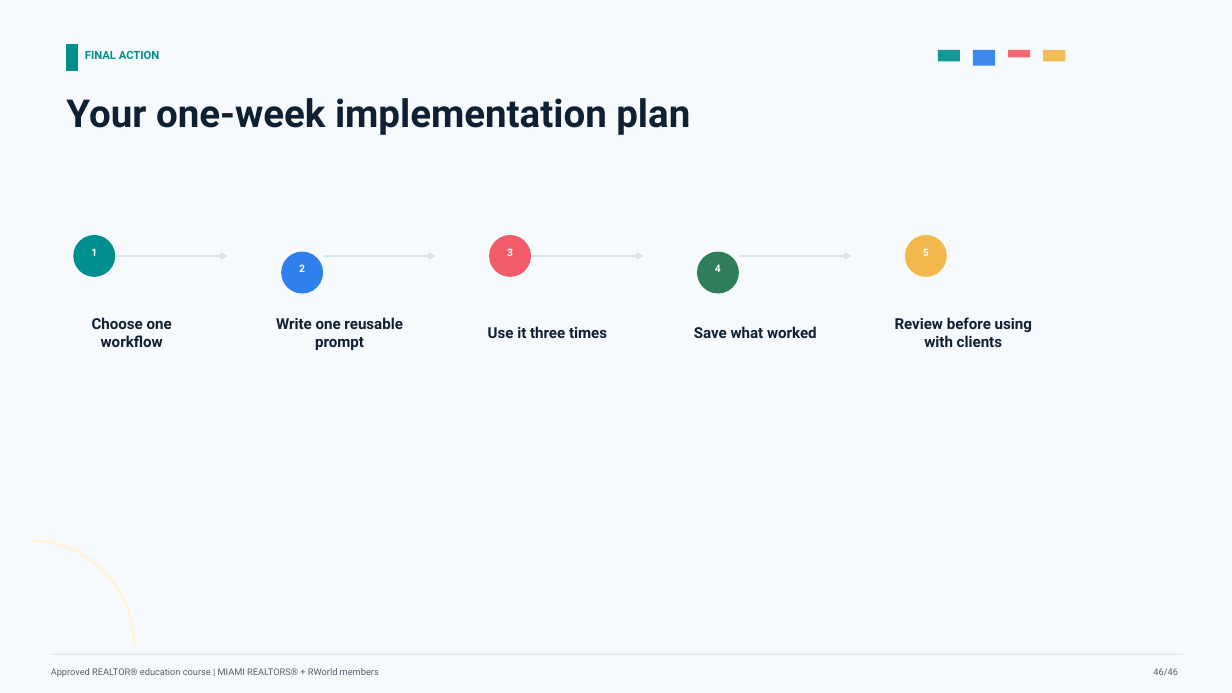
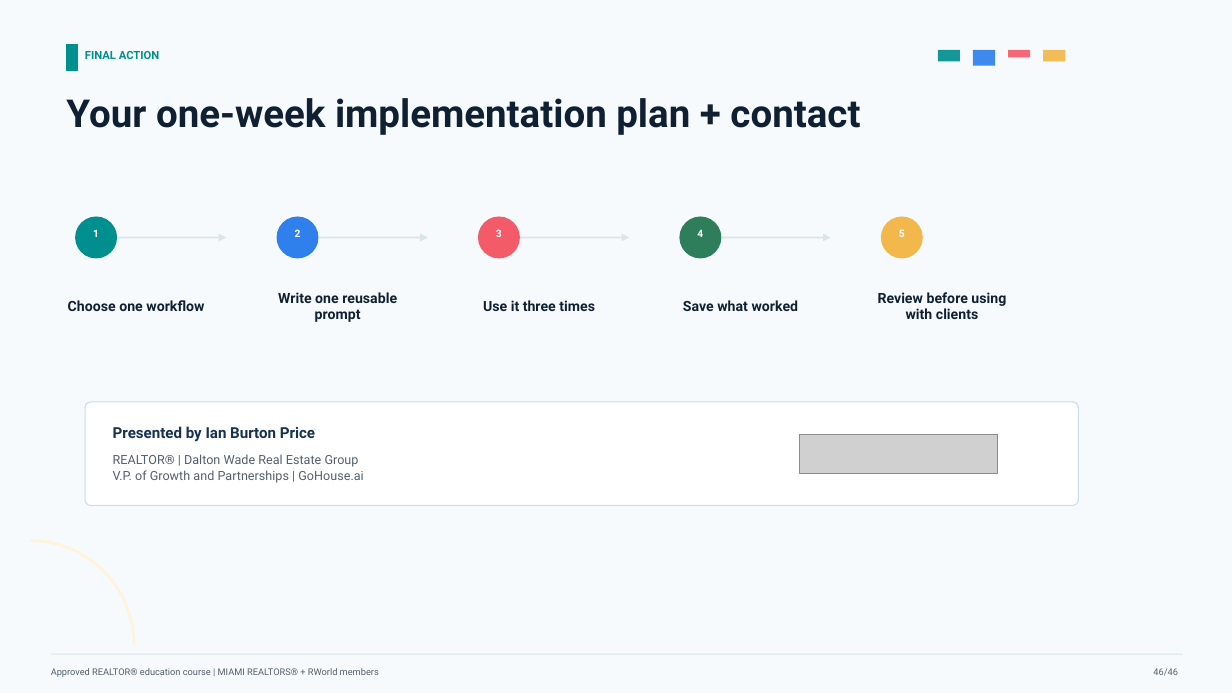
Before and after one commit to ianbprice/miami-realtors-ai-course-series, a slide deck: slide 46 of slides/course-01-ai-for-real-estate-sales-approved-instructor-deck.pptx. Drawn at 1232x693 pixels with LibreOffice and Linux fonts; fonts in the diff are those of the drawing; grey boxes stand for pictures. Boxes give left, top, right and bottom in pixels: in the first picture for what was removed or moved away, otherwise in the second. Text is boxed around its words. In the diff, an @@ line names an element or a change of style, - is before the commit and + after.

Commit message:
Add GoHouse logo to course 1 deck

```diff
--- a/slides/course-01-ai-for-real-estate-sales-approved-instructor-deck.pptx
+++ b/slides/course-01-ai-for-real-estate-sales-approved-instructor-deck.pptx
@@ text at <box>66,98,860,135</box>: text changed @@
-Your one-week implementation plan
+Your one-week implementation plan + contact
@@ 1 text, 1 ellipse, 1 arrow: place and size @@
-1 text, 1 ellipse, 1 arrow at <box>74,236,228,276</box>
+1 text, 1 ellipse, 1 arrow at <box>76,217,226,258</box>
@@ arrow (117, 238) - (226, 238): stroke #D8E6E8 1.4 pt to #D8E6E8 1.3 pt @@
@@ text "2": place and size @@
-text "2" at <box>299,264,305,272</box>
+text "2" at <box>295,229,301,237</box>
@@ ellipse: place and size @@
-ellipse at <box>282,252,323,293</box>
+ellipse at <box>277,217,318,258</box>
@@ arrow moved from (323, 256) - (436, 256) to (319, 238) - (428, 238) @@
@@ arrow (319, 238) - (428, 238): stroke #D8E6E8 1.4 pt to #D8E6E8 1.3 pt @@
@@ text "3": place and size @@
-text "3" at <box>507,248,513,256</box>
+text "3" at <box>496,229,502,237</box>
@@ ellipse: place and size @@
-ellipse at <box>490,236,531,276</box>
+ellipse at <box>479,217,519,258</box>
@@ arrow moved from (531, 256) - (644, 256) to (520, 238) - (629, 238) @@
@@ arrow (520, 238) - (629, 238): stroke #D8E6E8 1.4 pt to #D8E6E8 1.3 pt @@
@@ text "4": place and size @@
-text "4" at <box>715,264,721,272</box>
+text "4" at <box>697,229,703,237</box>
@@ ellipse: place and size @@
-ellipse at <box>698,252,738,293</box>
+ellipse at <box>680,217,721,258</box>
@@ arrow moved from (739, 256) - (852, 256) to (722, 238) - (831, 238) @@
@@ arrow (722, 238) - (831, 238): stroke #D8E6E8 1.4 pt to #D8E6E8 1.3 pt @@
@@ text "5": place and size @@
-text "5" at <box>923,248,929,256</box>
+text "5" at <box>899,229,905,237</box>
@@ ellipse: place and size @@
-ellipse at <box>906,236,946,276</box>
+ellipse at <box>882,217,922,258</box>
@@ text "Choose one workflow": place and size @@
-text "Choose one workflow" at <box>92,317,172,347</box>
+text "Choose one workflow" at <box>68,300,204,311</box>
@@ text "Write one reusable prompt": place and size @@
-text "Write one reusable prompt" at <box>276,317,402,350</box>
+text "Write one reusable prompt" at <box>278,292,397,322</box>
@@ text "Use it three times": place and size @@
-text "Use it three times" at <box>488,326,607,338</box>
+text "Use it three times" at <box>483,300,595,311</box>
@@ text "Save what worked": place and size @@
-text "Save what worked" at <box>694,326,817,338</box>
+text "Save what worked" at <box>683,300,799,311</box>
@@ size 11.8 to 11 pt in 5 elements at <box>278,292,397,322</box>, <box>68,300,204,311</box>, <box>483,300,595,311</box>, <box>683,300,799,311</box>, <box>878,292,1006,319</box> @@
@@ text "Review before using with clients": place and size @@
-text "Review before using with clients" at <box>895,317,1032,347</box>
+text "Review before using with clients" at <box>878,292,1006,319</box>
@@ rounded rectangle added at <box>85,402,1079,506</box>, fill #FFFFFF, outline #C9DFE5 0.8 pt @@
@@ text added at <box>113,426,315,442</box>, 11.8 pt, text #16324F, bold @@
+Presented by Ian Burton Price
@@ picture added at <box>799,434,998,474</box> @@
@@ text added at <box>113,454,363,483</box>, 9.8 pt, text #52606D @@
+REALTOR® | Dalton Wade Real Estate Group
+V.P. of Growth and Partnerships | GoHouse.ai
```
Also in this commit, not shown: 2 other slides changed, 7 other files.
